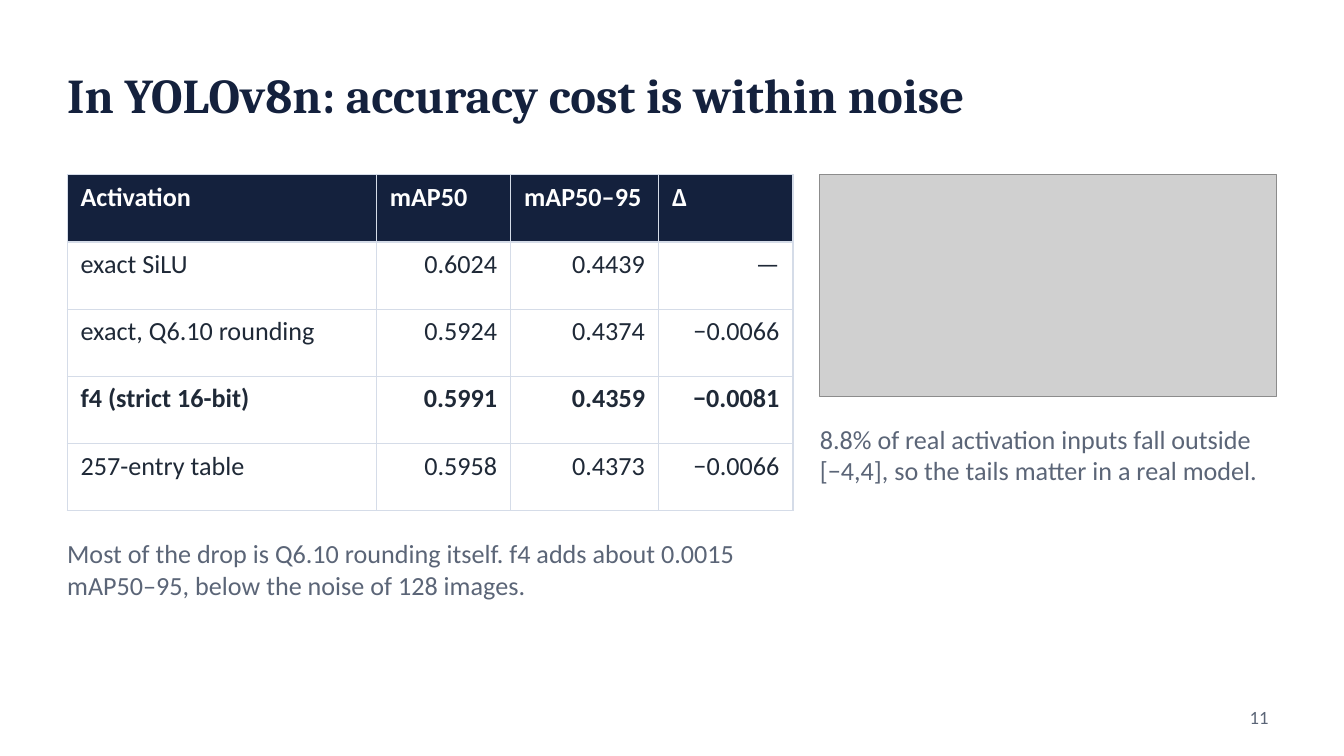
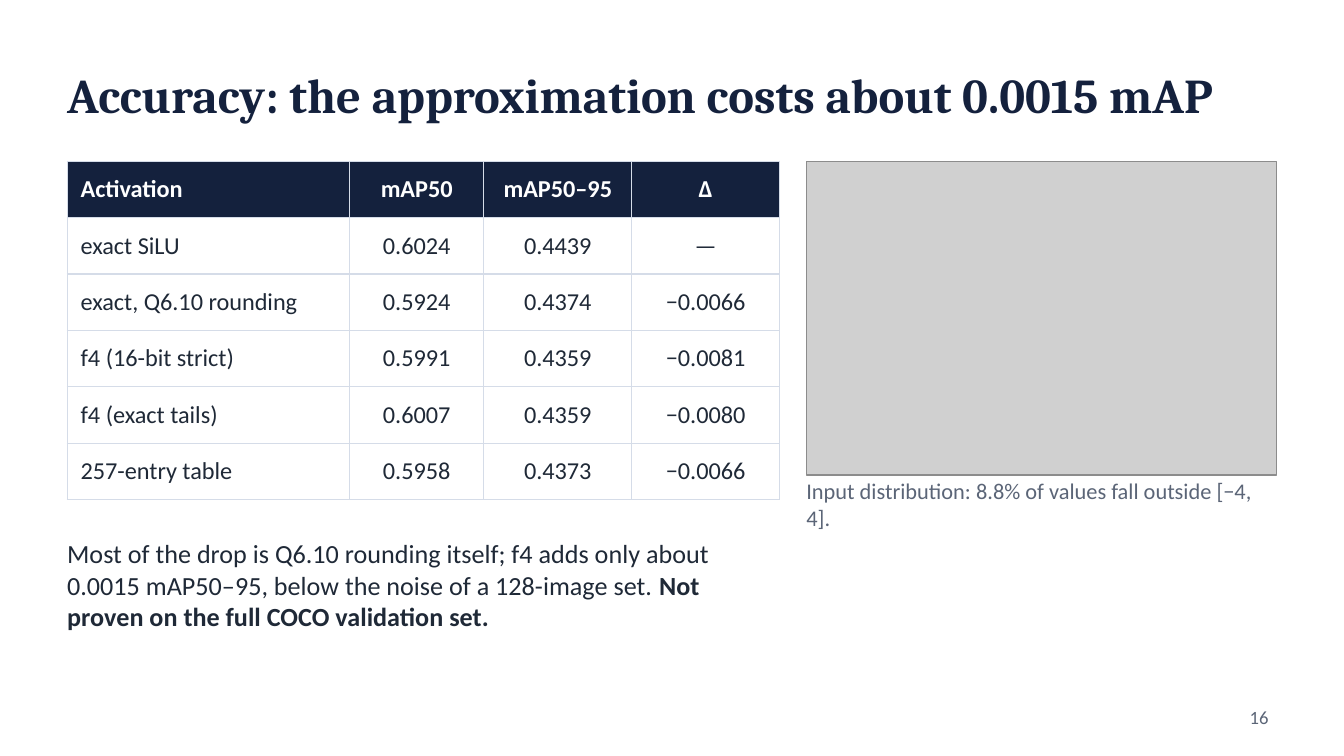
Before and after one commit to normie2099/SiLU-Architecture, a slide deck: slide 16 of results/slides/SiLU_class_presentation.pptx (slide 11 before the commit). Drawn at 1344x756 pixels with LibreOffice and Linux fonts; fonts in the diff are those of the drawing; grey boxes stand for pictures. Boxes give left, top, right and bottom in pixels: in the first picture for what was removed or moved away, otherwise in the second. Text is boxed around its words. In the diff, an @@ line names an element or a change of style, - is before the commit and + after.

Commit message:
Slides: full 19-slide deck with all figures and method explanations

```diff
--- a/results/slides/SiLU_class_presentation.pptx
+++ b/results/slides/SiLU_class_presentation.pptx
@@ title at [67,79,1213,124]: text changed @@
-In YOLOv8n: accuracy cost is within noise
+Accuracy: the approximation costs about 0.0015 mAP
@@ table at [67,161,780,487] @@
-row 4: f4 (strict 16-bit) | 0.5991 | 0.4359 | −0.0081
+row 4: f4 (16-bit strict) | 0.5991 | 0.4359 | −0.0081
+row 5: f4 (exact tails) | 0.6007 | 0.4359 | −0.0080
@@ table: place and size @@
-table at [67,175,793,484]
+table at [67,161,780,487]
@@ picture: place and size @@
-picture at [820,175,1277,396]
+picture at [806,161,1277,474]
@@ text at [806,483,1252,529]: text changed; size 14 to 12 pt @@
-8.8% of real activation inputs fall outside [−4,4], so the tails matter in a real model.
+Input distribution: 8.8% of values fall outside [−4, 4].
@@ text at [67,545,708,630]: text changed; text colour #5B6577 to #1F2937 @@
-Most of the drop is Q6.10 rounding itself. f4 adds about 0.0015 mAP50–95, below the noise of 128 images.
+Most of the drop is Q6.10 rounding itself; f4 adds only about 0.0015 mAP50–95, below the noise of a 128-image set. Not proven on the full COCO validation set.
@@ page number at [1250,711,1269,724]: text changed @@
-11
+16
```
Also in this commit, not shown: 5 other slides changed, 13 slides added, 7 slides removed, 1 other file.
